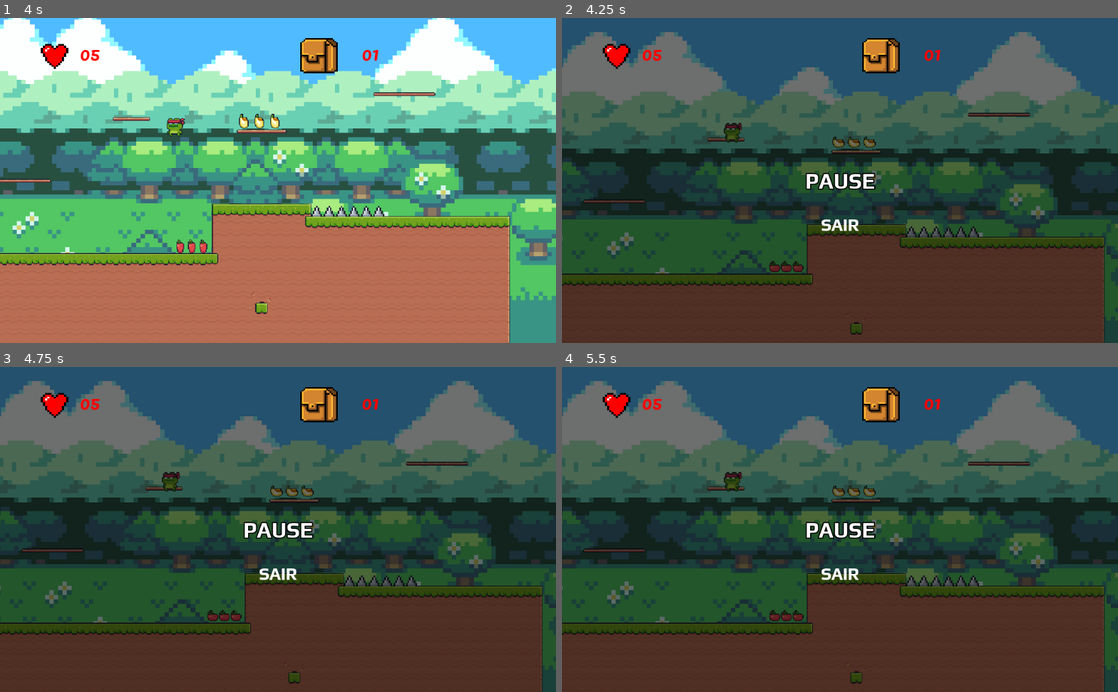
Above: before the commit, frames 1-4 (two rows, left to right).
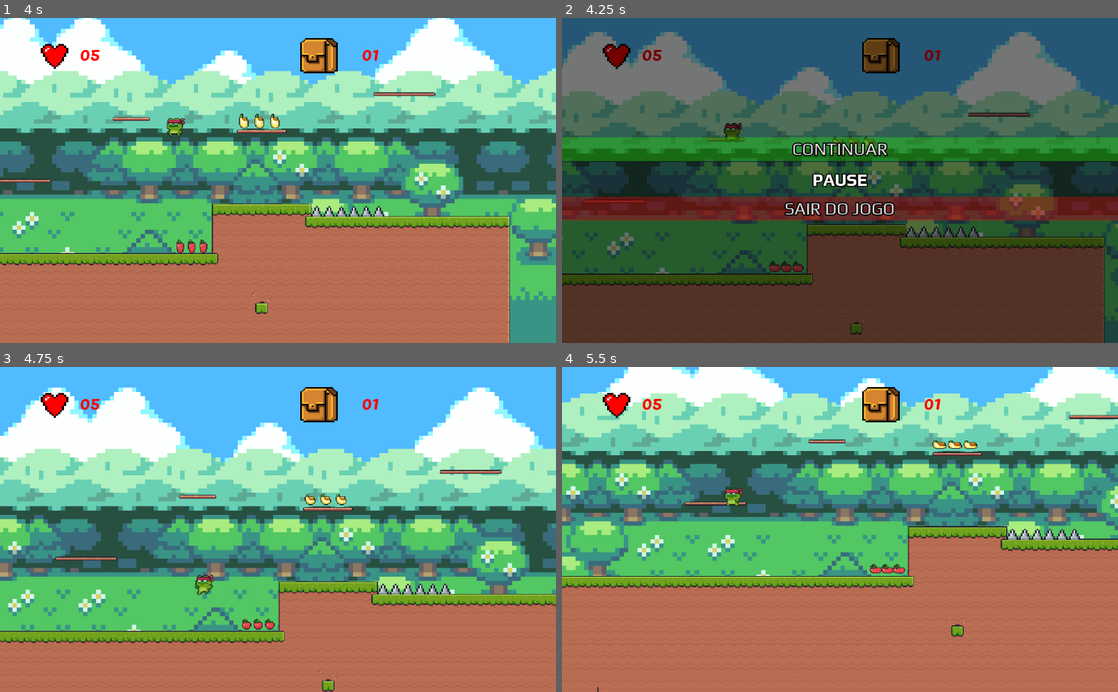
Above: after the commit, the same moments.

Repository: leoleokeo/Jogo
Game: Godot game, scene res://Cenas/Fase 1.tscn
Same seed, same stepped clock (60 frames per second), same inputs: the game is played once before the commit and once after it.
Inputs (mouse positions are in pixels of both pictures, inside the frame that each line leads up to):
- Up to frame 1 (4 s): hold D (move_right) 0.53-1.28 s; tap Space (jump) at 0.77, 1.52, 3.02, 3.77 s; hold A (move_left) 1.28-2.03 s; hold D (move_right) 2.03-3.53 s; hold A (move_left) from 3.53 s (still down)
- Up to frame 2 (4.25 s): keep holding A (move_left); tap Escape (pause) at 4.15 s
- Up to frame 3 (4.75 s): release A (move_left) at 4.25 s; click (278, 497) at 4.25 s, where only the run after the commit has a clickable "CONTINUAR"
- Up to frame 4 (5.5 s): hold A (move_left) from 5.03 s (still down); tap Space (jump) at 5.27 s

Frame 1 is identical in both runs. In frame 2, 16% of the frame differs, in the area x 0-100%, y 6-66%; in frame 3, 97%; in frame 4, 97%, in the area x 0-100%, y 0-100%.

Commit message:
melhorado menu de pause

Diff:
--- a/Jogo Backup/Cenas/Fase 1.tscn
+++ b/Jogo Backup/Cenas/Fase 1.tscn
@@ -2262,5 +2262,3 @@
 [connection signal="body_entered" from="spikes/spikes12" to="spikes/spikes12" method="_on_spikes_body_entered"]
 [connection signal="body_entered" from="spikes/spikes13" to="spikes/spikes13" method="_on_spikes_body_entered"]
 [connection signal="body_entered" from="spikes/spikes14" to="spikes/spikes14" method="_on_spikes_body_entered"]
-
-[editable path="pause_menu"]
--- a/Jogo Backup/Scripts/pause_menu.gd
+++ b/Jogo Backup/Scripts/pause_menu.gd
@@ -1,15 +1,13 @@
-extends Control
+extends CanvasLayer
 
 var isPaused = false
 
 func _ready():
 	hide()
 	get_tree().paused = false
-
 func _input(event):
 	if event.is_action_pressed("pause"):
 		toggle_pause()
-
 func toggle_pause():
 	isPaused = !isPaused
 	if isPaused:
@@ -18,3 +16,11 @@
 	else:
 		hide()
 		get_tree().paused = false
+func _on_Button_pressed():
+	get_tree().quit()
+
+func _on_pause_quit_btn_pressed():
+	get_tree().quit()
+
+func _on_pause_continue_btn_pressed():
+	toggle_pause()
--- a/Jogo Backup/prefabs/pause_menu.tscn
+++ b/Jogo Backup/prefabs/pause_menu.tscn
@@ -1,90 +1,113 @@
-[gd_scene load_steps=11 format=2]
+[gd_scene load_steps=15 format=2]
 
 [ext_resource path="res://Assets/fonts/Play-Bold.ttf" type="DynamicFontData" id=1]
 [ext_resource path="res://Scripts/pause_menu.gd" type="Script" id=2]
-[ext_resource path="res://Scripts/Button_quit_pause.gd" type="Script" id=3]
+[ext_resource path="res://Assets/fonts/Play-Regular.ttf" type="DynamicFontData" id=3]
 
 [sub_resource type="DynamicFont" id=1]
-size = 40
+size = 32
 outline_size = 2
 outline_color = Color( 0, 0, 0, 1 )
 font_data = ExtResource( 1 )
 
 [sub_resource type="StyleBoxFlat" id=2]
-bg_color = Color( 0.6, 0.6, 0.6, 0 )
-
-[sub_resource type="StyleBoxFlat" id=3]
-bg_color = Color( 0.6, 0.6, 0.6, 0 )
-
-[sub_resource type="StyleBoxFlat" id=4]
-bg_color = Color( 0.6, 0.6, 0.6, 0 )
+bg_color = Color( 1, 0, 0, 0.745098 )
 
 [sub_resource type="StyleBoxFlat" id=5]
-bg_color = Color( 0.6, 0.6, 0.6, 0 )
+bg_color = Color( 1, 0, 0, 0.321569 )
 
-[sub_resource type="Theme" id=6]
-Button/styles/disabled = null
-Button/styles/focus = SubResource( 2 )
-Button/styles/hover = SubResource( 3 )
-Button/styles/normal = SubResource( 4 )
-Button/styles/pressed = SubResource( 5 )
+[sub_resource type="StyleBoxFlat" id=6]
+bg_color = Color( 1, 0, 0, 1 )
 
-[sub_resource type="DynamicFont" id=7]
+[sub_resource type="Theme" id=7]
+Button/styles/hover = SubResource( 2 )
+Button/styles/normal = SubResource( 5 )
+Button/styles/pressed = SubResource( 6 )
+
+[sub_resource type="DynamicFont" id=8]
 size = 32
-font_data = ExtResource( 1 )
+outline_size = 2
+outline_color = Color( 0, 0, 0, 1 )
+font_data = ExtResource( 3 )
 
-[node name="pause_menu" type="CanvasLayer"]
-pause_mode = 2
-physics_interpolation_mode = 2
+[sub_resource type="StyleBoxFlat" id=9]
+bg_color = Color( 0.14902, 1, 0, 0.745098 )
+
+[sub_resource type="StyleBoxFlat" id=10]
+bg_color = Color( 0.14902, 1, 0, 0.321569 )
+
+[sub_resource type="StyleBoxFlat" id=11]
+bg_color = Color( 0.14902, 1, 0, 1 )
+
+[sub_resource type="Theme" id=12]
+Button/styles/hover = SubResource( 9 )
+Button/styles/normal = SubResource( 10 )
+Button/styles/pressed = SubResource( 11 )
+
+[sub_resource type="DynamicFont" id=13]
+size = 32
+outline_size = 2
+outline_color = Color( 0, 0, 0, 1 )
+font_data = ExtResource( 3 )
+
+[node name="CanvasLayer" type="CanvasLayer"]
+layer = 100
+script = ExtResource( 2 )
+
+[node name="ColorRect" type="ColorRect" parent="."]
+anchor_right = 1.0
+anchor_bottom = 1.0
+color = Color( 0, 0, 0, 0.541176 )
 
 [node name="Control" type="Control" parent="."]
+anchor_left = 0.5
+anchor_right = 0.5
+margin_left = -20.0
+margin_top = 40.0
+margin_right = 20.0
+margin_bottom = 80.0
+
+[node name="Label" type="Label" parent="Control"]
+anchor_left = 0.5
+anchor_right = 0.5
+margin_left = -51.0
+margin_top = 240.0
+margin_right = 51.0
+margin_bottom = 278.0
+custom_fonts/font = SubResource( 1 )
+text = "PAUSE"
+
+[node name="buttons" type="Control" parent="."]
+anchor_right = 1.0
+anchor_bottom = 1.0
+
+[node name="pause_quit_btn" type="Button" parent="buttons"]
 pause_mode = 2
-physics_interpolation_mode = 2
 anchor_left = 0.5
 anchor_top = 0.5
 anchor_right = 0.5
 anchor_bottom = 0.5
 margin_left = -512.0
-margin_top = -300.0
+margin_top = 30.0
 margin_right = 512.0
-margin_bottom = 300.0
-script = ExtResource( 2 )
+margin_bottom = 74.0
+theme = SubResource( 7 )
+custom_fonts/font = SubResource( 8 )
+text = "SAIR DO JOGO"
 
-[node name="ColorRect" type="ColorRect" parent="Control"]
-anchor_right = 1.0
-anchor_bottom = 1.0
-color = Color( 0, 0, 0, 0.568627 )
-
-[node name="Label" type="Label" parent="Control"]
+[node name="pause_continue_btn" type="Button" parent="buttons"]
+pause_mode = 2
 anchor_left = 0.5
 anchor_top = 0.5
 anchor_right = 0.5
 anchor_bottom = 0.5
-margin_left = -64.0
-margin_top = -23.5
-margin_right = 64.0
-margin_bottom = 23.5
-custom_fonts/font = SubResource( 1 )
-text = "PAUSE"
+margin_left = -512.0
+margin_top = -80.0
+margin_right = 512.0
+margin_bottom = -36.0
+theme = SubResource( 12 )
+custom_fonts/font = SubResource( 13 )
+text = "CONTINUAR"
 
-[node name="Button" type="Button" parent="Control"]
-pause_mode = 2
-physics_interpolation_mode = 2
-anchor_left = 0.5
-anchor_top = 0.5
-anchor_right = 0.5
-anchor_bottom = 0.5
-margin_left = -41.0
-margin_top = 60.0
-margin_right = 41.0
-margin_bottom = 104.0
-theme = SubResource( 6 )
-custom_colors/font_color_focus = Color( 0.952941, 0.643137, 0.0313726, 1 )
-custom_colors/font_color = Color( 1, 1, 1, 1 )
-custom_colors/font_color_hover = Color( 0.952941, 0.643137, 0.0313726, 1 )
-custom_colors/font_color_pressed = Color( 1, 0, 0, 1 )
-custom_fonts/font = SubResource( 7 )
-text = "SAIR"
-script = ExtResource( 3 )
-
-[connection signal="pressed" from="Control/Button" to="Control/Button" method="_on_Button_pressed"]
+[connection signal="pressed" from="buttons/pause_quit_btn" to="." method="_on_pause_quit_btn_pressed"]
+[connection signal="pressed" from="buttons/pause_continue_btn" to="." method="_on_pause_continue_btn_pressed"]
